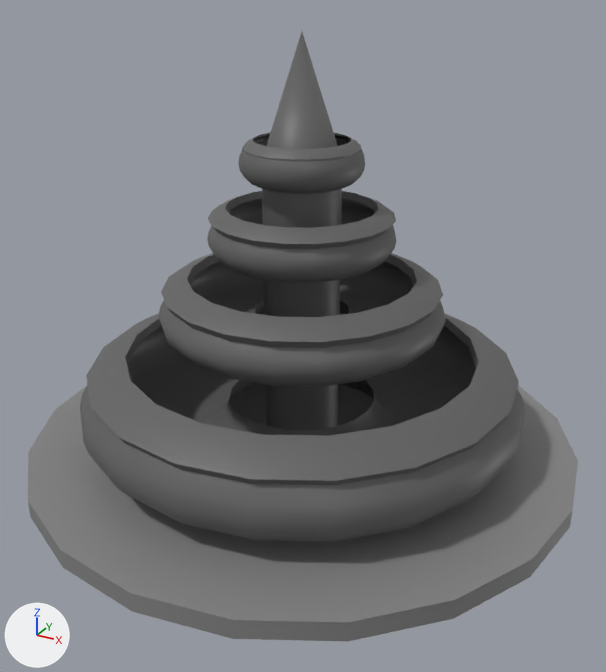
The FBX model Bird Gang/Assets/MayaEnvironment/fountain.fbx: old version first, new version second.
Before and after are seen from a 50 mm camera at (0.0199, -0.0361, 0.0241) aimed at (0.0008, -0.0013, 0.0067). The axes (+X, +Y, +Z) are drawn at lower left. The lights are the same throughout. Where no turn or scale is listed for an object, it has been applied to the vertices.

In view in the first picture: 'First', 'pCylinder1', 'pCylinder2', 'pasted__First', 'pasted__First1', 'pasted__pasted__First'.
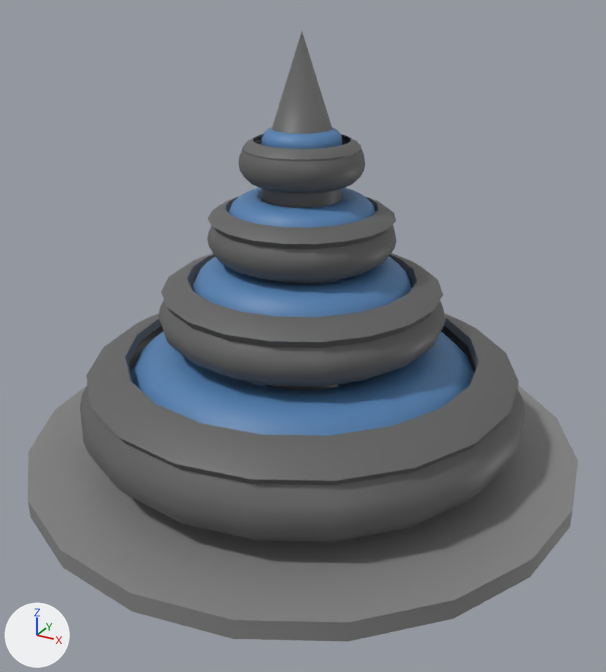
Commit message: Pretty fountain

Pixel boxes (x1, y1, x2, y2) of what changed, in the pictures (606 x 672 px):
'pTorus1', added (blue)
    after: (131, 331, 474, 436)
'pasted__pTorus1', added (blue)
    after: (192, 256, 412, 317)
'pasted__pasted__pTorus1', added (blue)
    after: (228, 188, 375, 228)
'pTorus2', added (blue)
    after: (261, 127, 342, 149)
'pCylinder1', unchanged, covered by the edit
    before: (262, 32, 342, 430)
    after: (262, 32, 342, 390)

The change, as a list of edits to the scene's bpy script:
```text
Add mat_surfaceshader10:
    mat_surfaceshader10 = principled_material('surfaceShader10')
    mat_surfaceshader10.base_color = (0.0857, 0.22, 0.451)  # blue #5381b3
Add me_mesh_001_1:
    me_mesh_001_1.from_pydata(...)  # a torus around z (ring radius 0.0039, tube radius 0.00195) spanning x -0.00585..0.00585, y -0.00585..0.00585, z -0.00195..0.00195
    me_mesh_001_1.materials.append(mat_surfaceshader10)  # blue #5381b3
Add me_mesh_002_1:
    me_mesh_002_1.from_pydata(...)  # a torus around z (ring radius 0.00254, tube radius 0.00127) spanning x -0.00382..0.00382, y -0.00382..0.00382, z -0.00127..0.00127
    me_mesh_002_1.materials.append(mat_surfaceshader10)  # blue #5381b3
Add me_mesh_1:
    me_mesh_1.from_pydata(...)  # a torus around z (ring radius 0.0065, tube radius 0.0033) spanning x -0.0098..0.0098, y -0.0098..0.0098, z -0.0033..0.0033
    me_mesh_1.materials.append(mat_surfaceshader10)  # blue #5381b3
Add me_mesh_003_1:
    me_mesh_003_1.from_pydata(...)  # a torus around z (ring radius 0.00133, tube radius 0.00066) spanning x -0.00199..0.00199, y -0.00199..0.00199, z -0.00066..0.00066
    me_mesh_003_1.materials.append(mat_surfaceshader10)  # blue #5381b3
Add ob_pasted__ptorus1:
    ob_pasted__ptorus1 = bpy.data.objects.new('pasted__pTorus1', me_mesh_001_1)
    ob_pasted__ptorus1.location = (0.0, 0.0, 0.0083)
Add ob_pasted__pasted__ptorus1:
    ob_pasted__pasted__ptorus1 = bpy.data.objects.new('pasted__pasted__pTorus1', me_mesh_002_1)
    ob_pasted__pasted__ptorus1.location = (0.0, 0.0, 0.01239)
Add ob_ptorus1:
    ob_ptorus1 = bpy.data.objects.new('pTorus1', me_mesh_1)
    ob_ptorus1.location = (0.0, 0.0, 0.00247)
Add ob_ptorus2:
    ob_ptorus2 = bpy.data.objects.new('pTorus2', me_mesh_003_1)
    ob_ptorus2.location = (0.0, 0.0, 0.01631)
```
